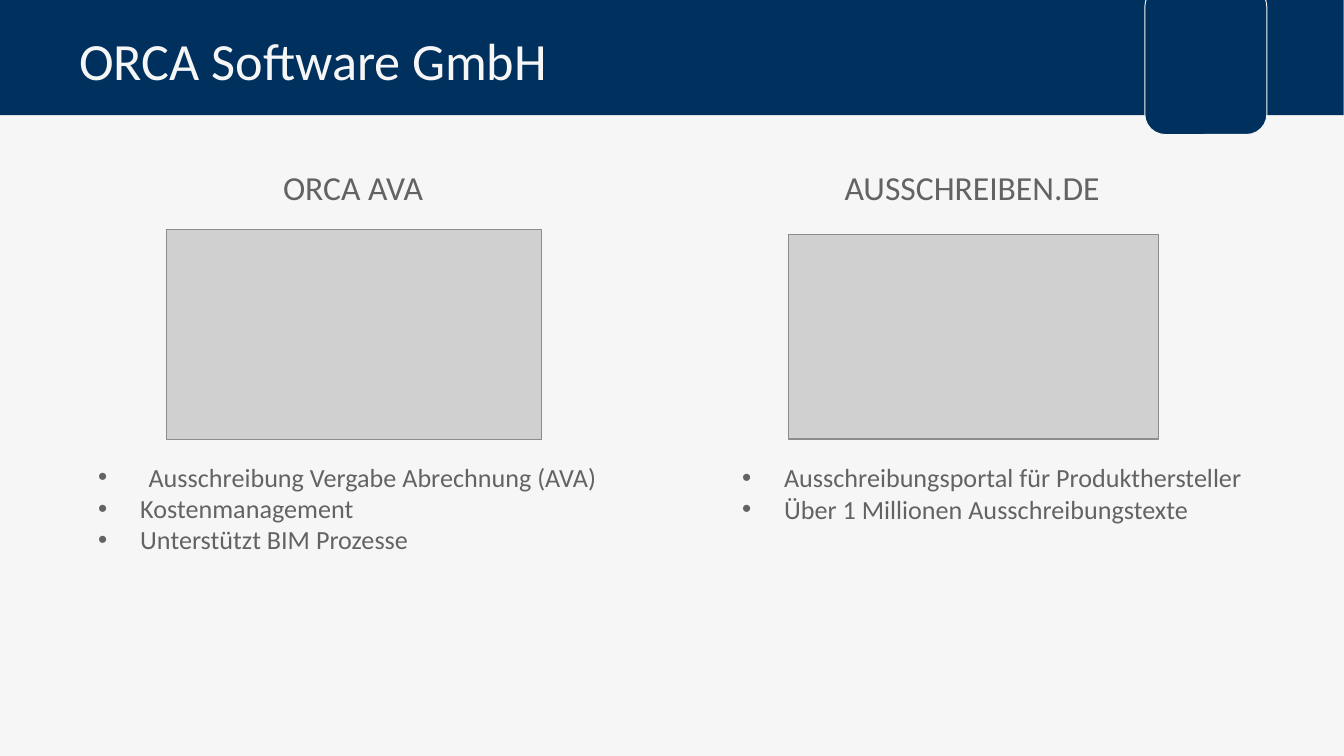
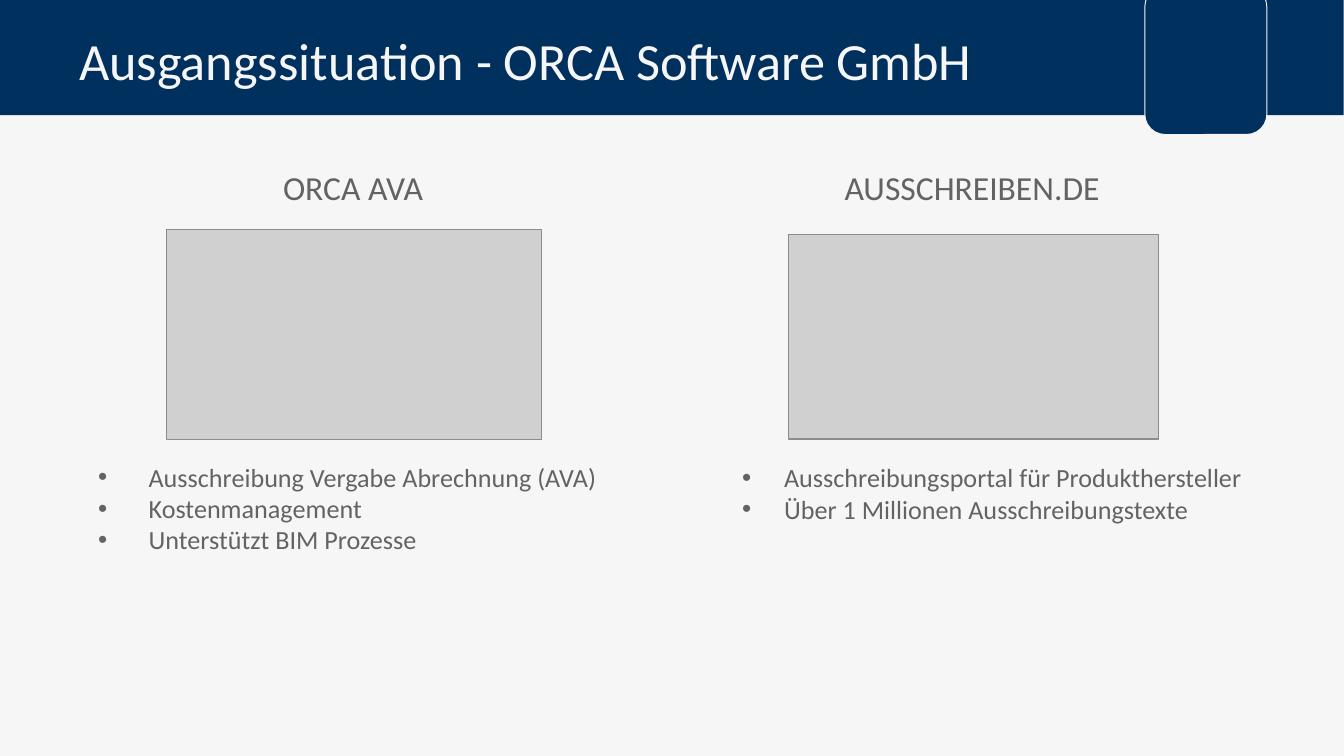
Before and after one commit to FlowBYRN/BaMaterialStandartisation, a slide deck: slide 6 of documents/Verteidigung.pptx (slide 4 before the commit). Drawn at 1344x756 pixels with LibreOffice and Linux fonts; fonts in the diff are those of the drawing; grey boxes stand for pictures; background and template pictures are left out. Boxes give left, top, right and bottom in pixels: in the first picture for what was removed or moved away, otherwise in the second. Text is boxed around its words. In the diff, an @@ line names an element or a change of style, - is before the commit and + after.

```diff
--- a/documents/Verteidigung.pptx
+++ b/documents/Verteidigung.pptx
@@ title at bbox=[79, 43, 972, 89]: text changed @@
-ORCA Software GmbH
+Ausgangssituation - ORCA Software GmbH
@@ text at bbox=[149, 501, 416, 549]: indent changed @@
```
Also in this commit, not shown: 13 other slides changed, 22 slides added, 14 slides removed, 1 other file.
